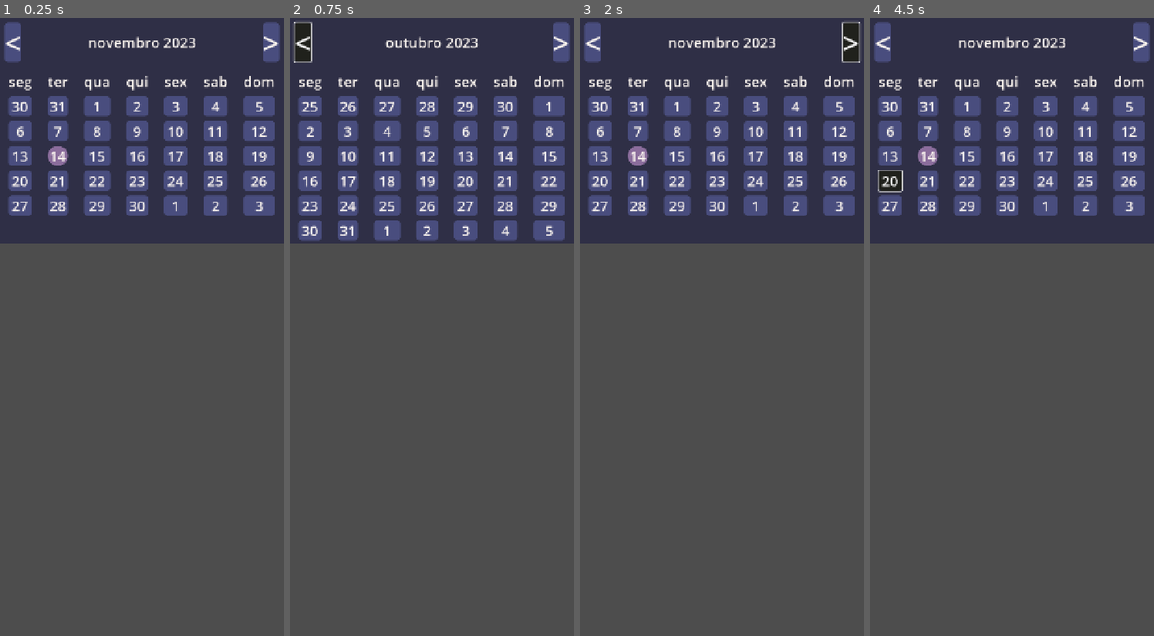
Above: before the commit, frames 1-4 (left to right).
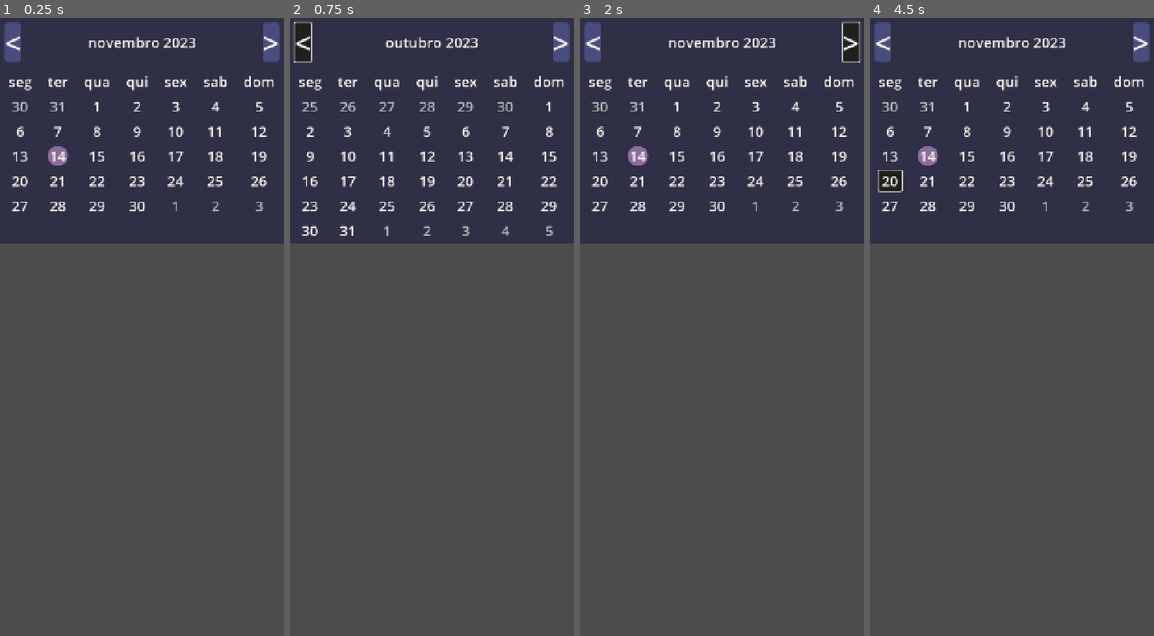
Above: after the commit, the same moments.

Repository: jazzdaniel/app_pousada
Game: Godot game, scene res://calendar.tscn
Same seed, same stepped clock (60 frames per second), same inputs: the game is played once before the commit and once after it. This scene is started directly instead of the project's main scene.
Inputs:
- Up to frame 1 (0.25 s): no input
- Up to frame 2 (0.75 s): click "<" at 0.5 s
- Up to frame 3 (2 s): click ">" at 1.25 s
- Up to frame 4 (4.5 s): click "30" at 2 s; click "6" at 2.75 s; click "13" at 3.5 s; click "20" at 4.25 s

The runs differ from the first frame. In frame 1, 8.8% of the frame differs, in the area x 2-97%, y 12-32%; in frame 2, 11%, in the area x 2-97%, y 12-37%; in frame 3, 8.8%; in frame 4, 8.6%.

Commit message:
days outside month are shadowed

Diff:
--- a/calendar.gd
+++ b/calendar.gd
@@ -8,6 +8,9 @@
 var year_today=Time.get_date_dict_from_system().year
 var month_today=Time.get_date_dict_from_system().month
 var day_today=Time.get_date_dict_from_system().day
+
+var month_page=month_today
+#this will change when changing months
 
 
 const date_button_scene:PackedScene=preload("res://date_button.tscn")
--- a/date_button.gd
+++ b/date_button.gd
@@ -5,15 +5,23 @@
 
 func _ready() ->void:
 
-	text=str(date.day)
-	highlight_today()
+	if date:
+		text=str(date.day)
+		highlight_today()
+		shadow_last_and_next_month()
 
 func highlight_today():
-	print('called highlight today')
+	#print('called highlight today')
 	if calendar_ref.year_today==date.year:
-		print('first test')
+		#print('first test')
 		if calendar_ref.month_today==date.month:
-			print('passed second test')
+			#print('passed second test')
 			if calendar_ref.day_today==date.day:
-					print ('passed last test')
-					self.theme_type_variation=("button_callendar_today")
+					#print ('passed last test')
+					self.theme_type_variation=("button_calendar_today")
+
+
+func shadow_last_and_next_month():
+	if calendar_ref.selected_date.month != date.month:
+			self.theme_type_variation=("button_calendar_not_this_month")
+			print ('mind the bogus')
--- a/theme01.tres
+++ b/theme01.tres
@@ -40,6 +40,10 @@
 
 [sub_resource type="StyleBoxFlat" id="StyleBoxFlat_eqejp"]
 bg_color = Color(0.45490196, 0.49411765, 0.5647059, 1)
+
+[sub_resource type="StyleBoxEmpty" id="StyleBoxEmpty_b3uyu"]
+
+[sub_resource type="StyleBoxEmpty" id="StyleBoxEmpty_y32pw"]
 
 [sub_resource type="StyleBoxFlat" id="StyleBoxFlat_hbuct"]
 bg_color = Color(0.54509807, 0.42745098, 0.6117647, 1)
@@ -83,9 +87,14 @@
 VBoxContainer/constants/separation = 10
 button_calendar_day/base_type = &"Button"
 button_calendar_day/font_sizes/font_size = 32
-button_callendar_today/base_type = &"Button"
-button_callendar_today/font_sizes/font_size = 32
-button_callendar_today/styles/normal = SubResource("StyleBoxFlat_hbuct")
+button_calendar_day/styles/normal = SubResource("StyleBoxEmpty_b3uyu")
+button_calendar_not_this_month/base_type = &"Button"
+button_calendar_not_this_month/colors/font_color = Color(0.7294118, 0.7294118, 0.7294118, 1)
+button_calendar_not_this_month/font_sizes/font_size = 32
+button_calendar_not_this_month/styles/normal = SubResource("StyleBoxEmpty_y32pw")
+button_calendar_today/base_type = &"Button"
+button_calendar_today/font_sizes/font_size = 32
+button_calendar_today/styles/normal = SubResource("StyleBoxFlat_hbuct")
 smallButton/base_type = &"Button"
 smallButton/font_sizes/font_size = 32
 smallButton/styles/normal = ExtResource("3_8f6ie")
Not shown: 1 places in theme01.tres that only renumber resources
